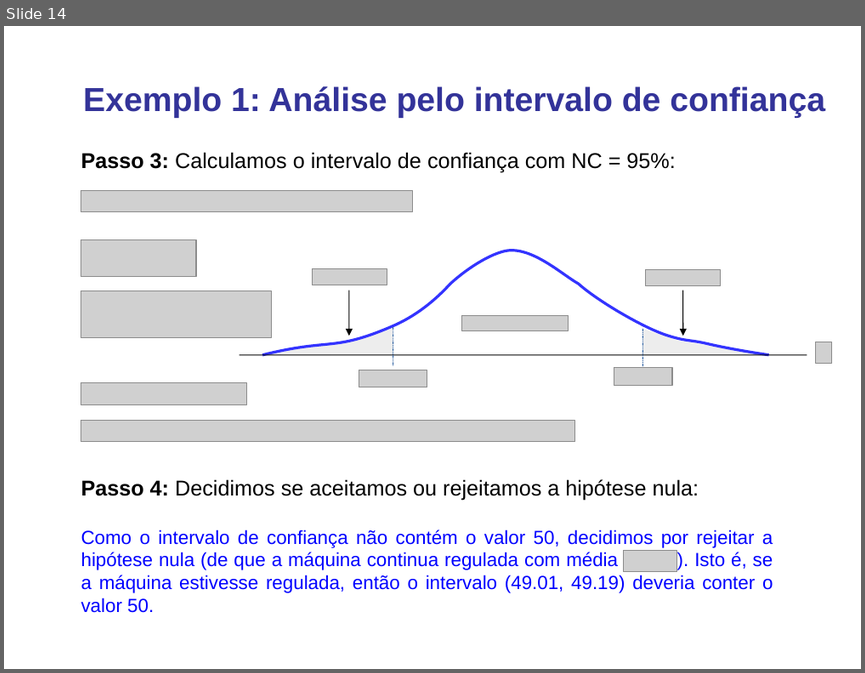
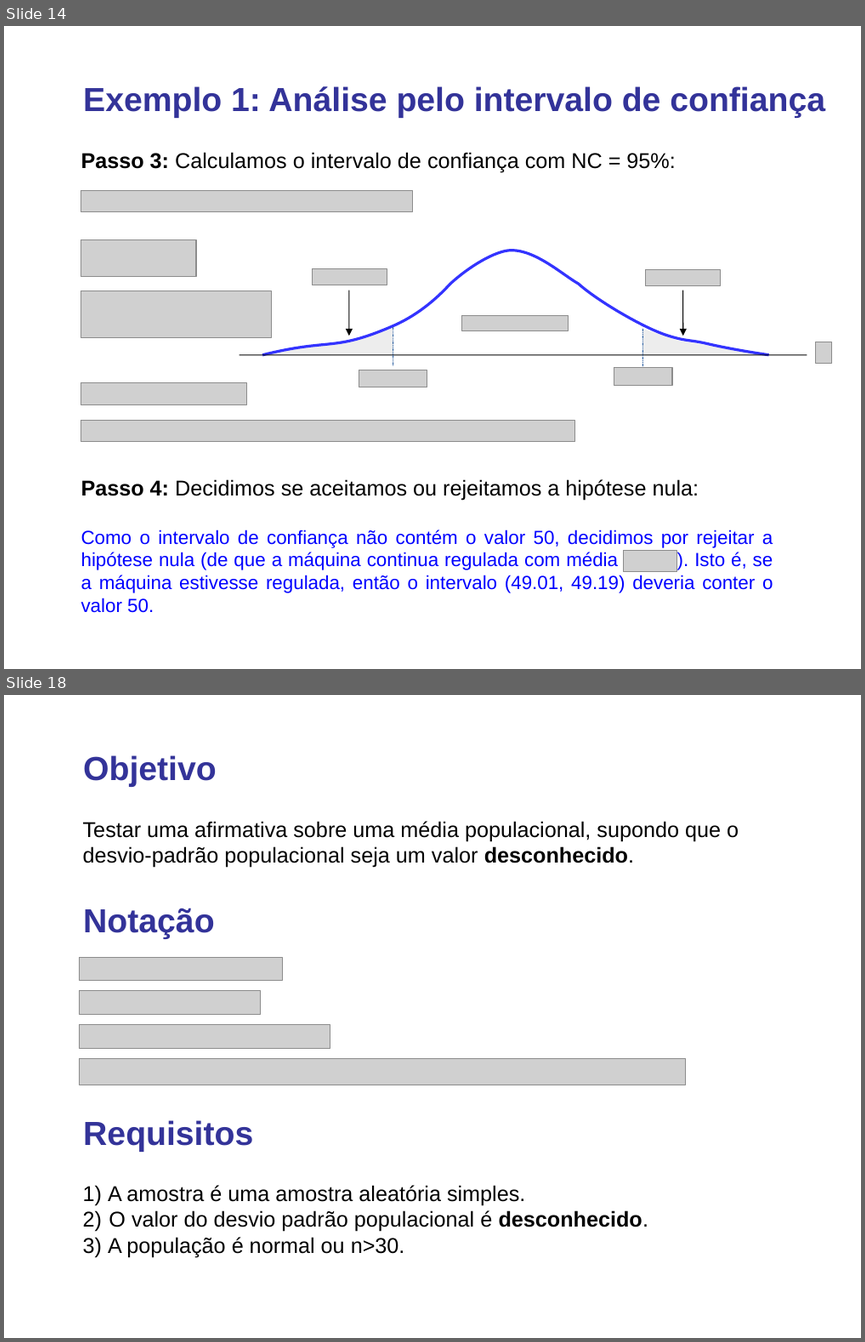
Before and after one commit to lansaviniec/estatistica, a slide deck: 8 teste_de_hipotese.ppt. Shown one above the other, each under a label of ours: slide 14 before the commit, slides 14 and 18 after it; the slides between them are not shown. The pictures are 865x673 and 865x1342 pixels, drawn with LibreOffice and Linux fonts; fonts in the diff are those of the drawing; grey boxes stand for pictures. Boxes give left, top, right and bottom in pixels: in the first picture for what was removed or moved away, otherwise in the second. Text is boxed around its words. In the diff, an @@ line names an element or a change of style, - is before the commit and + after.

```diff
--- a/8 teste_de_hipotese.ppt
+++ b/8 teste_de_hipotese.ppt
@@ slide 18 added at [4,695,861,1338], background #FFFFFF @@
@@ text added at [83,755,216,787], 28 pt, text #333399, bold @@
+Objetivo
@@ text added at [83,821,738,868], 18 pt, text #000000 @@
+Testar uma afirmativa sobre uma média populacional, supondo que o desvio-padrão populacional seja um valor desconhecido.
@@ text added at [83,907,214,939], 28 pt, text #333399, bold @@
+Notação
@@ picture added at [80,957,282,981] @@
@@ picture added at [80,991,260,1015] @@
@@ picture added at [80,1025,330,1049] @@
@@ picture added at [80,1058,685,1085] @@
@@ text added at [83,1120,253,1151], 28 pt, text #333399, bold @@
+Requisitos
@@ text added at [108,1185,648,1257], 18 pt, text #000000 @@
+1) A amostra é uma amostra aleatória simples.
+2) O valor do desvio padrão populacional é desconhecido.
+3) A população é normal ou n>30.
```
Also in this commit, not shown: 8 slides changed, 11 other slides added, 1 slide removed, 1 other file.
